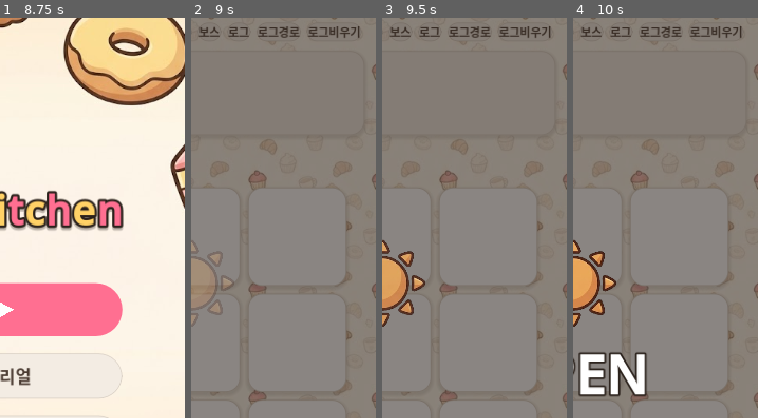
Above: before the commit, frames 1-4 (left to right).
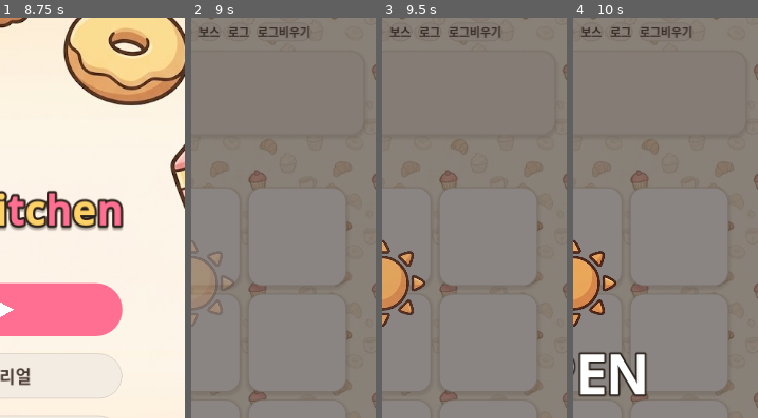
Above: after the commit, the same moments.

Repository: yellyB/game-slot-kitchen
Game: Godot game, scene res://scenes/Main.tscn
The game is run twice, just before and just after one commit, with the same random seed, the same clock (stepped at 60 frames per second) and the same inputs. Sound files missing from this copy of the repository are replaced by a short silence.
Inputs (mouse positions are % of the whole screen's width and height, from its top left):
- Up to frame 1 (8.75 s): click (74, 14) at 0.5 s, where only the run before the commit has a clickable "로그경로"; click (21, 5) at 1.25 s; click "+10만" at 2 s; click "손님-" at 2.75 s; click "버프" at 3.5 s; click "도감-" at 4.25 s; click "보스" at 5 s; click "로그" at 5.75 s; click "로그비우기" at 6.5 s; click (10, 95) at 7.27 s; click (79, 95) at 8 s
- Up to frame 2 (9 s): click (50, 48) at 8.77 s
- Up to frame 3 (9.5 s): no input
- Up to frame 4 (10 s): click (21, 5) at 9.5 s
The pictures show only the part of the screen within x 50-100%, y 12-62%; the shares and areas given below are measured in that part.

Frame 1 is identical in both runs. In frame 2, 0.5% of the frame differs, in the area x 48-92%, y 2-5%; in frame 3, 0.5%; in frame 4, 0.5%.

Commit message:
디버그: 로그경로 버튼 제거(경로 고정·마감마다 콘솔 자동 출력이라 불필요)
Co-Authored-By: Claude Opus 4.8 (1M context) <noreply@anthropic.com>

Diff:
--- a/scripts/main.gd
+++ b/scripts/main.gd
@@ -390,7 +390,6 @@
   row.add_child(_debug_btn("도감-", func(): Codex.reset()))
   row.add_child(_debug_btn("보스", _debug_boss))
   row.add_child(_debug_btn("로그", func(): DisplayServer.clipboard_set(PlayLog.read_text())))   # 폰: 클립보드로 빼기
-  row.add_child(_debug_btn("로그경로", func(): print("[PLAYLOG] ", PlayLog.abs_path())))
   row.add_child(_debug_btn("로그비우기", func(): PlayLog.clear()))
   return row
 
